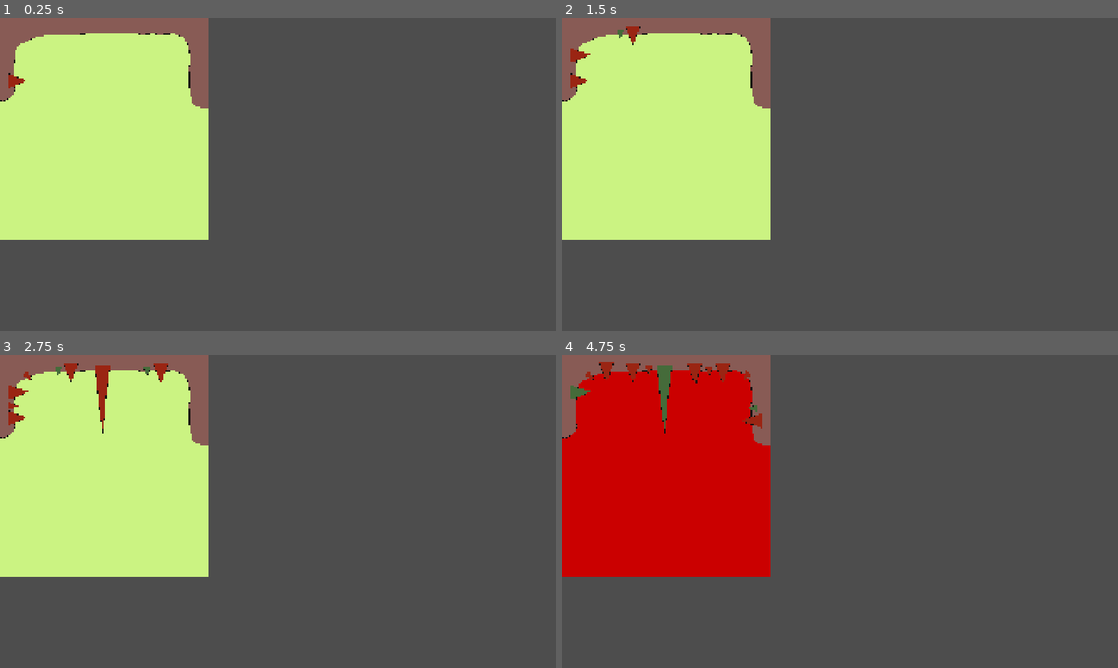
Above: before the commit, frames 1-4 (two rows, left to right).
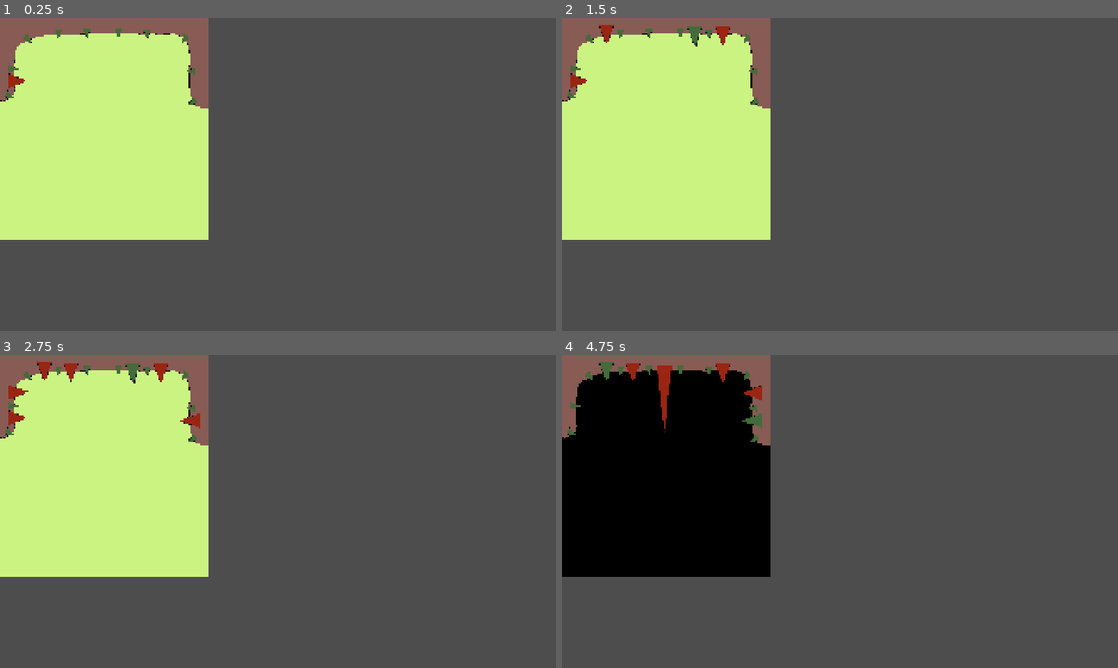
Above: after the commit, the same moments.

Repository: sym-z/arm-to-the-teeth
Game: Godot game, scene res://prefabs/ui/combat_viewport/tooth_roller/tooth_roller.tscn
Two runs of this game, one before a commit and one after it. Both use one fixed random seed, a clock stepped at 60 frames per second and the inputs below. This scene is started directly instead of the project's main scene. The engine's default icon, where the game draws it, is replaced by a stand-in: a white triangle on a blue panel in a dark square.
Inputs (mouse positions are in pixels of both pictures, inside the frame that each line leads up to):
- Up to frame 1 (0.25 s): no input
- Up to frame 2 (1.5 s): move the mouse to (962, 158) at 0.52 s; hold D (turn_right) 0.53-1.28 s; hold Space (pick_up) 0.53-1.28 s; click (962, 158) at 0.67 s; move the mouse to (728, 190) at 1.27 s; hold S (move_back) from 1.28 s (still down); tap Space (pick_up) at 1.35 s
- Up to frame 3 (2.75 s): move the mouse to (333, 442) at 2.02 s; release S (move_back) at 2.03 s; hold D (turn_right) from 2.03 s (still down); hold Space (pick_up) from 2.03 s (still down)
- Up to frame 4 (4.75 s): move the mouse to (812, 574) at 2.77 s; release D (turn_right) at 2.78 s; release Space (pick_up) at 2.78 s; hold W (move_forward) 2.78-3.53 s; tap Space (pick_up) at 2.85, 4.35 s; click (812, 574) at 2.92 s; move the mouse to (1006, 558) at 3.52 s; hold Space (pick_up) 3.53-4.28 s; hold A (turn_left) from 3.53 s (still down); move the mouse to (673, 464) at 4.27 s

The runs differ from the first frame. In frame 1, 0.2% of the frame differs, in the area x 1-36%, y 3-28%; in frame 2, 0.7%; in frame 3, 0.8%; in frame 4, 24%, in the area x 0-38%, y 2-71%.

Commit message:
tooth array is built and linked automatically

Diff:
--- a/src/prefabs/ui/combat_viewport/tooth_roller/tooth_roller.gd
+++ b/src/prefabs/ui/combat_viewport/tooth_roller/tooth_roller.gd
@@ -1,6 +1,7 @@
 extends Node2D
 
 @export var tooth_targets : Array[AnimatedSprite2D]
+@export var tooth_target_parent : Node2D
 @export var center_tooth : AnimatedSprite2D
 @export var shift_timer : Timer
 @export var shift_interval : float = 0.25
@@ -17,10 +18,30 @@
 @export var miss_bg_color : Color
 @export var whiff_bg_color : Color
 func _ready():
+	build_tooth_target_arr()
 	for tooth in tooth_targets:
 		tooth.frame = 0
 	create_target_pool(target_pool_size)
 	initialize_shift_timer()
+
+func build_tooth_target_arr():
+	for i in range(tooth_target_parent.get_child_count()):
+		tooth_targets.append(tooth_target_parent.get_child(i))
+	for i in range(tooth_targets.size()):
+		var curr_tooth : AnimatedSprite2D = tooth_targets[i]
+		if i == 0:
+			curr_tooth.is_first = true
+			if tooth_targets.size() > 1:
+				curr_tooth.next_tooth = tooth_targets[1]
+			else:
+				curr_tooth.is_last = true
+		elif i == tooth_targets.size()-1:
+			curr_tooth.is_last = true
+			curr_tooth.prev_tooth = tooth_targets[i-1]
+		else:
+			curr_tooth.next_tooth = tooth_targets[i+1]
+			curr_tooth.prev_tooth = tooth_targets[i-1]
+		print("TOOTH: ", i)
 
 # Creates an encoding of frame choices for the teeth.
 func create_target_pool(size : int):
--- a/src/prefabs/ui/combat_viewport/tooth_roller/tooth_roller.tscn
+++ b/src/prefabs/ui/combat_viewport/tooth_roller/tooth_roller.tscn
@@ -5,9 +5,9 @@
 [ext_resource type="Texture2D" uid="uid://0t8gmjhen3o2" path="res://assets/visual/ui/tooth_roller/gum_frame_0.png" id="3_6o746"]
 [ext_resource type="PackedScene" uid="uid://cdshv64n4dlok" path="res://prefabs/ui/combat_viewport/tooth_roller/tooth_target/tooth_target.tscn" id="4_dt07e"]
 
-[node name="Tooth Roller" type="Node2D" node_paths=PackedStringArray("tooth_targets", "center_tooth", "shift_timer", "bg")]
+[node name="Tooth Roller" type="Node2D" node_paths=PackedStringArray("tooth_target_parent", "center_tooth", "shift_timer", "bg")]
 script = ExtResource("1_g8nkb")
-tooth_targets = [NodePath("Tooth Targets/Tooth Target"), NodePath("Tooth Targets/Tooth Target2"), NodePath("Tooth Targets/Tooth Target3"), NodePath("Tooth Targets/Tooth Target4"), NodePath("Tooth Targets/Tooth Target5"), NodePath("Tooth Targets/Tooth Target6"), NodePath("Tooth Targets/Tooth Target7"), NodePath("Tooth Targets/Tooth Target8"), NodePath("Tooth Targets/Tooth Target9"), NodePath("Baby Tooth Targets/Tooth Target8;5"), NodePath("Baby Tooth Targets/Tooth Target7;5"), NodePath("Baby Tooth Targets/Tooth Target6;5"), NodePath("Baby Tooth Targets/Tooth Target5;5"), NodePath("Baby Tooth Targets/Tooth Target4;5"), NodePath("Baby Tooth Targets/Tooth Target3;5"), NodePath("Baby Tooth Targets/Tooth Target2;5"), NodePath("Baby Tooth Targets/Tooth Target1;5"), NodePath("Baby Tooth Targets/Tooth Target9;5"), NodePath("Baby Tooth Targets/Tooth Target0;5")]
+tooth_target_parent = NodePath("Tooth Targets")
 center_tooth = NodePath("Tooth Targets/Tooth Target5")
 shift_timer = NodePath("Tooth Shift Interval")
 shift_interval = 0.2
@@ -25,64 +25,46 @@
 
 [node name="Tooth Targets" type="Node2D" parent="."]
 
-[node name="Tooth Target" parent="Tooth Targets" node_paths=PackedStringArray("prev_tooth", "next_tooth") instance=ExtResource("4_dt07e")]
+[node name="Tooth Target" parent="Tooth Targets" instance=ExtResource("4_dt07e")]
 position = Vector2(66, 214)
 rotation = -1.58453
 frame = 1
-prev_tooth = NodePath("../../Baby Tooth Targets/Tooth Target0;5")
-next_tooth = NodePath("../../Baby Tooth Targets/Tooth Target1;5")
 
-[node name="Tooth Target2" parent="Tooth Targets" node_paths=PackedStringArray("prev_tooth", "next_tooth") instance=ExtResource("4_dt07e")]
+[node name="Tooth Target2" parent="Tooth Targets" instance=ExtResource("4_dt07e")]
 position = Vector2(68, 126)
 rotation = -1.57224
 frame = 1
-prev_tooth = NodePath("../../Baby Tooth Targets/Tooth Target1;5")
-next_tooth = NodePath("../../Baby Tooth Targets/Tooth Target2;5")
 
-[node name="Tooth Target3" parent="Tooth Targets" node_paths=PackedStringArray("prev_tooth", "next_tooth") instance=ExtResource("4_dt07e")]
+[node name="Tooth Target3" parent="Tooth Targets" instance=ExtResource("4_dt07e")]
 position = Vector2(154, 64)
 frame = 1
-prev_tooth = NodePath("../../Baby Tooth Targets/Tooth Target2;5")
-next_tooth = NodePath("../../Baby Tooth Targets/Tooth Target3;5")
 
-[node name="Tooth Target4" parent="Tooth Targets" node_paths=PackedStringArray("prev_tooth", "next_tooth") instance=ExtResource("4_dt07e")]
+[node name="Tooth Target4" parent="Tooth Targets" instance=ExtResource("4_dt07e")]
 position = Vector2(245, 66)
 frame = 1
-prev_tooth = NodePath("../../Baby Tooth Targets/Tooth Target3;5")
-next_tooth = NodePath("../../Baby Tooth Targets/Tooth Target4;5")
 
-[node name="Tooth Target5" parent="Tooth Targets" node_paths=PackedStringArray("prev_tooth", "next_tooth") instance=ExtResource("4_dt07e")]
+[node name="Tooth Target5" parent="Tooth Targets" instance=ExtResource("4_dt07e")]
 position = Vector2(354, 174)
 scale = Vector2(1, 3.51)
 frame = 1
-prev_tooth = NodePath("../../Baby Tooth Targets/Tooth Target4;5")
-next_tooth = NodePath("../../Baby Tooth Targets/Tooth Target5;5")
 
-[node name="Tooth Target6" parent="Tooth Targets" node_paths=PackedStringArray("prev_tooth", "next_tooth") instance=ExtResource("4_dt07e")]
+[node name="Tooth Target6" parent="Tooth Targets" instance=ExtResource("4_dt07e")]
 position = Vector2(459, 70)
 frame = 1
-prev_tooth = NodePath("../../Baby Tooth Targets/Tooth Target5;5")
-next_tooth = NodePath("../../Baby Tooth Targets/Tooth Target6;5")
 
-[node name="Tooth Target7" parent="Tooth Targets" node_paths=PackedStringArray("prev_tooth", "next_tooth") instance=ExtResource("4_dt07e")]
+[node name="Tooth Target7" parent="Tooth Targets" instance=ExtResource("4_dt07e")]
 position = Vector2(556, 70)
 frame = 1
-prev_tooth = NodePath("../../Baby Tooth Targets/Tooth Target6;5")
-next_tooth = NodePath("../../Baby Tooth Targets/Tooth Target7;5")
 
-[node name="Tooth Target8" parent="Tooth Targets" node_paths=PackedStringArray("prev_tooth", "next_tooth") instance=ExtResource("4_dt07e")]
+[node name="Tooth Target8" parent="Tooth Targets" instance=ExtResource("4_dt07e")]
 position = Vector2(648, 131)
 rotation = 1.56918
 frame = 1
-prev_tooth = NodePath("../../Baby Tooth Targets/Tooth Target7;5")
-next_tooth = NodePath("../../Baby Tooth Targets/Tooth Target8;5")
 
-[node name="Tooth Target9" parent="Tooth Targets" node_paths=PackedStringArray("prev_tooth", "next_tooth") instance=ExtResource("4_dt07e")]
+[node name="Tooth Target9" parent="Tooth Targets" instance=ExtResource("4_dt07e")]
 position = Vector2(649, 227)
 rotation = 1.5747
 frame = 1
-prev_tooth = NodePath("../../Baby Tooth Targets/Tooth Target8;5")
-next_tooth = NodePath("../../Baby Tooth Targets/Tooth Target9;5")
 
 [node name="Tooth Shift Interval" type="Timer" parent="."]
 
--- a/src/prefabs/ui/combat_viewport/tooth_roller/tooth_target/tooth_target.gd
+++ b/src/prefabs/ui/combat_viewport/tooth_roller/tooth_target/tooth_target.gd
@@ -19,3 +19,8 @@
 	frame = new_frame
 	if animation == "broken":
 		print(new_frame, frame, animation)
+#
+#func get_info_string() -> String:
+	#var retval : String = ""
+	#retval += "PREV TOOTH " + prev_tooth
+	#return retval
Binary file added: src/assets/visual/ui/tooth_roller/gum_frame_2.aseprite
Binary file added: src/assets/visual/ui/tooth_roller/gum_frame_2.png
Not shown, added: src/assets/visual/ui/tooth_roller/gum_frame_2.png.import
